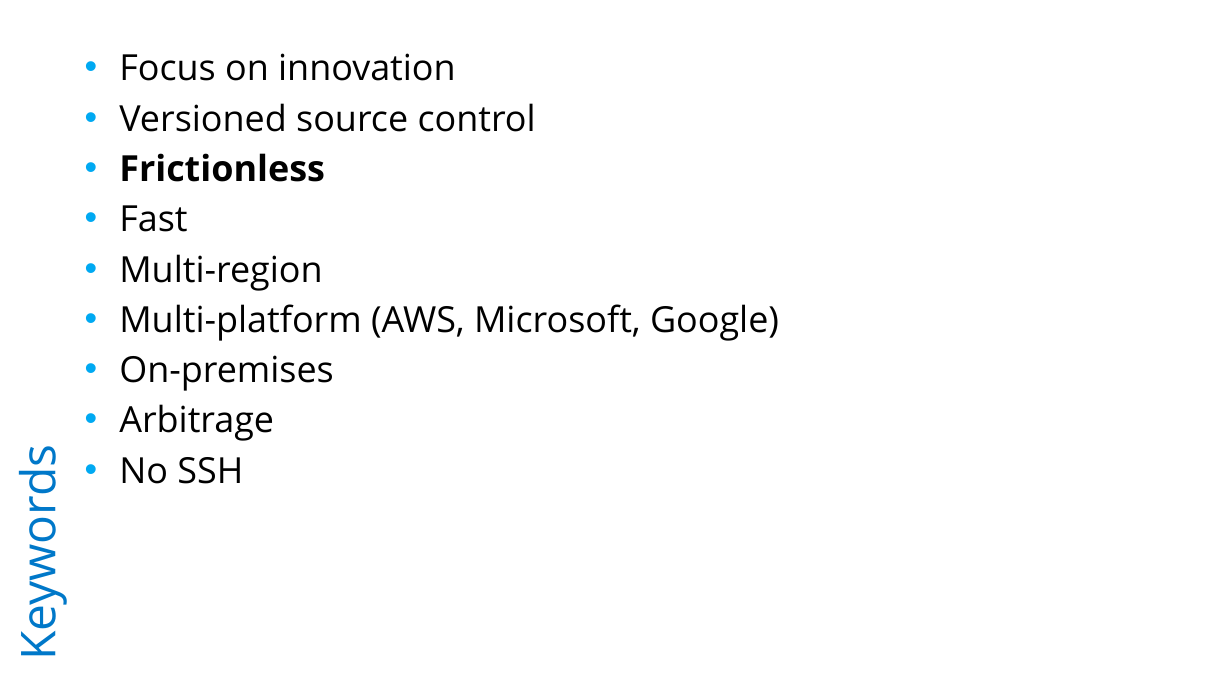
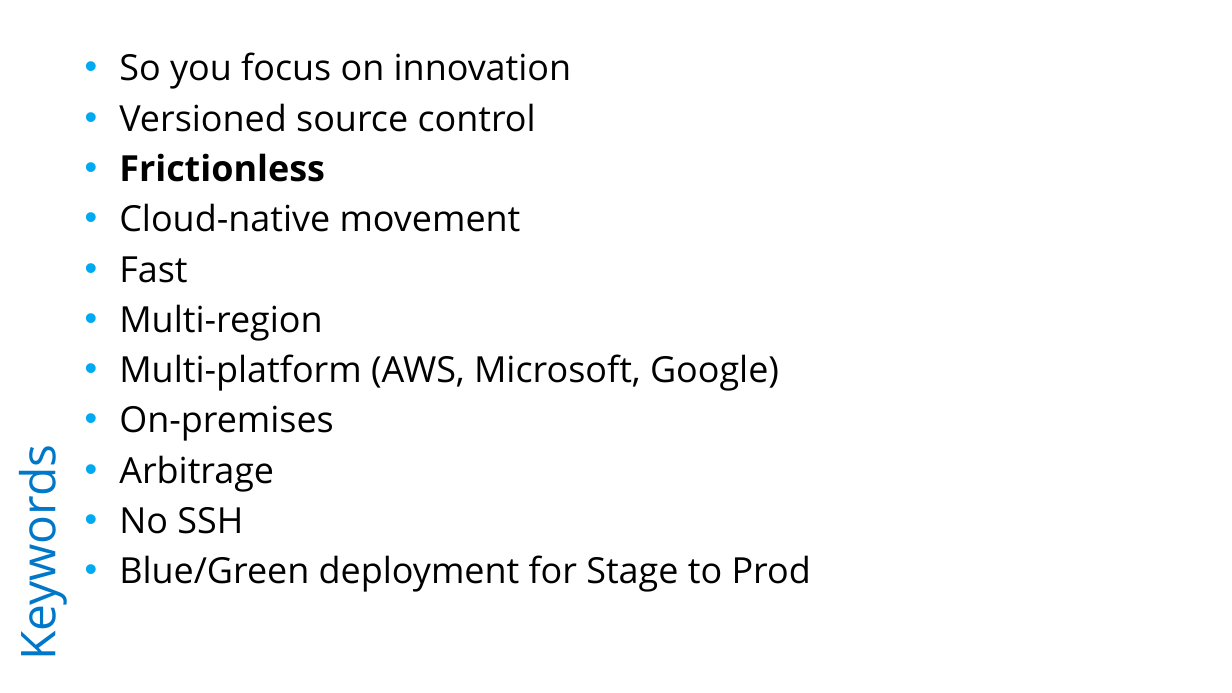
Before and after one commit to rkuma183/wilsonmar.github.io, a slide deck: slide 2 of fig/shippable-v01.pptx. Drawn at 1232x693 pixels with LibreOffice and Linux fonts; fonts in the diff are those of the drawing. Boxes give left, top, right and bottom in pixels: in the first picture for what was removed or moved away, otherwise in the second. Text is boxed around its words. In the diff, an @@ line names an element or a change of style, - is before the commit and + after.

```diff
--- a/fig/shippable-v01.pptx
+++ b/fig/shippable-v01.pptx
@@ text at box(119, 52, 572, 89): text changed @@
-• Focus on innovation
+• So you focus on innovation
@@ text at box(119, 203, 521, 232): paragraph added @@
+• Cloud-native movement
@@ text at box(119, 555, 811, 592): paragraph added @@
+• Blue/Green deployment for Stage to Prod
```
Also in this commit, not shown: 1 other slide changed, 13 other files.
